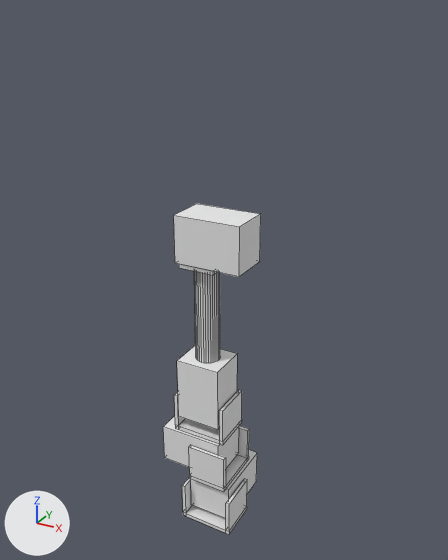
One commit to the Blender file neck.blend: the scene before it, then after it.
Before and after are seen from a camera (50 mm lens) standing at (0.268, -0.454, 0.345) and looking at (0.005, 0.025, 0.106). The axes (+X, +Y, +Z) are drawn at lower left. The lights are the same throughout. Mesh edges are drawn as thin lines.

The first picture shows 'Bracket', 'Bracket.001', 'Bracket.002', 'Bracket.003', 'NeckDM1', 'NeckDM1.001', 'NeckDM2', 'NeckDM3'.
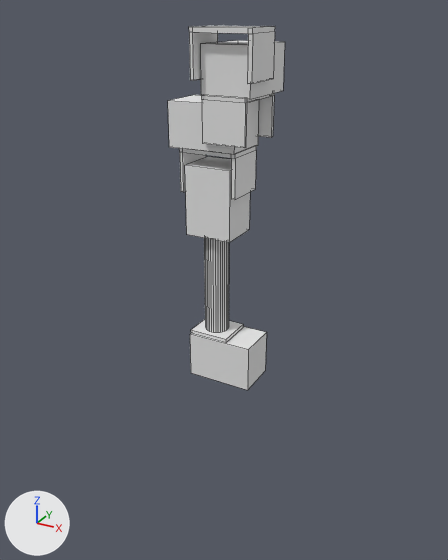
The edits, one by one:
Object 'NeckDM1.001' (ob_neckdm1_001) moves from (0.0119, -0.0002, 0.1572) to (0.0088, 0.0265, 0.0262).
Object 'NeckDM1.001' (ob_neckdm1_001) turns from (90, 90, 0) to (-90, -90, 0) degrees about x, y and z.
Object 'Bracket.003' (ob_bracket_003) moves from (0.0002, 0.0013, 0.158) to (-0.0033, 0.0266, 0.025).
Object 'Bracket.003' (ob_bracket_003) turns from (90, 90, 0) to (0, 270, 0) degrees about x, y and z.
In object 'NeckDM1' (ob_neckdm1), parent is no longer ob_bracket_003.
In object 'NeckDM1' (ob_neckdm1), matrix_parent_inverse is no longer Matrix(((0.0, 0.0, -86.13, 13.61), (70.74, 0.0, 0.0, -0.0154), (0.0, -50.0, 0.0, 0.0649), (0.0, 0.0, 0.0, 1.0))).
Object 'NeckDM1' (ob_neckdm1) moves from (0.0, 0.0, 0.0) to (-0.00302, 0.0281, 0.185).
Object 'Bracket' (ob_bracket) moves from (-0.0003, 0.0009, -0.0208) to (0.0184, 0.0118, 0.3035).
Object 'Bracket' (ob_bracket) turns from (90, 0, 0) to (-90, 0, 0) degrees about x, y and z.
In object 'NeckDM2' (ob_neckdm2), parent is no longer ob_bracket.
In object 'NeckDM2' (ob_neckdm2), matrix_parent_inverse is no longer Matrix(((86.13, 0.0, 0.0, 0.0274), (0.0, 0.0, 70.74, 1.474), (0.0, -50.0, 0.0, 0.0433), (0.0, 0.0, 0.0, 1.0))).
Object 'NeckDM2' (ob_neckdm2) moves from (-0.00786, -0.000655, -0.0696) to (-0.00705, 0.028, 0.252).
Object 'Bracket.001' (ob_bracket_001) moves from (0.013, -0.001, -0.0705) to (-0.0033, 0.0268, 0.2046).
Object 'Bracket.001' (ob_bracket_001) turns from (90, 0, 90) to (-90, 0, 0) degrees about x, y and z.
In object 'NeckDM3' (ob_neckdm3), parent is no longer ob_bracket_001.
In object 'NeckDM3' (ob_neckdm3), matrix_parent_inverse is no longer Matrix(((0.0, 86.13, 0.0, 0.0838), (0.0000475, 0.0, 70.74, 4.988), (50.0, 0.0, -0.0000334, -0.649), (0.0, 0.0, 0.0, 1.0))).
Object 'NeckDM3' (ob_neckdm3) moves from (0.0142, 0.00915, -0.119) to (0.0187, 0.0335, 0.299).
Object 'NeckDM3' (ob_neckdm3) turns from (0, 0, 360) to (180, 0, 0) degrees about x, y and z.
Object 'Bracket.002' (ob_bracket_002) moves from (0.0139, -0.0117, -0.1195) to (0.0181, 0.0276, 0.2517).
Object 'Bracket.002' (ob_bracket_002) turns from (90, 0, 0) to (270, 0, 90) degrees about x, y and z.

Boxes (x1, y1, x2, y2) around the edits, measured in the pictures (448 x 560 px):
'NeckDM1.001', moved, turned: before (174, 204, 261, 277); after (190, 326, 267, 390)
'NeckDM1', moved, turned: before (177, 345, 237, 430); after (185, 157, 250, 243)
'NeckDM3', moved, turned: before (191, 450, 257, 519); after (200, 40, 285, 99)
'Bracket.002', moved, turned: before (182, 477, 247, 534); after (202, 93, 274, 148)
'NeckDM2', moved, turned: before (163, 416, 239, 468); after (168, 95, 259, 155)
'Bracket', moved, turned: before (174, 390, 242, 445); after (189, 26, 275, 84)
'Bracket.003', moved, turned: before (179, 264, 220, 363); after (191, 238, 243, 343)
'Bracket.001', moved, turned: before (189, 426, 249, 491); after (179, 146, 256, 200)
